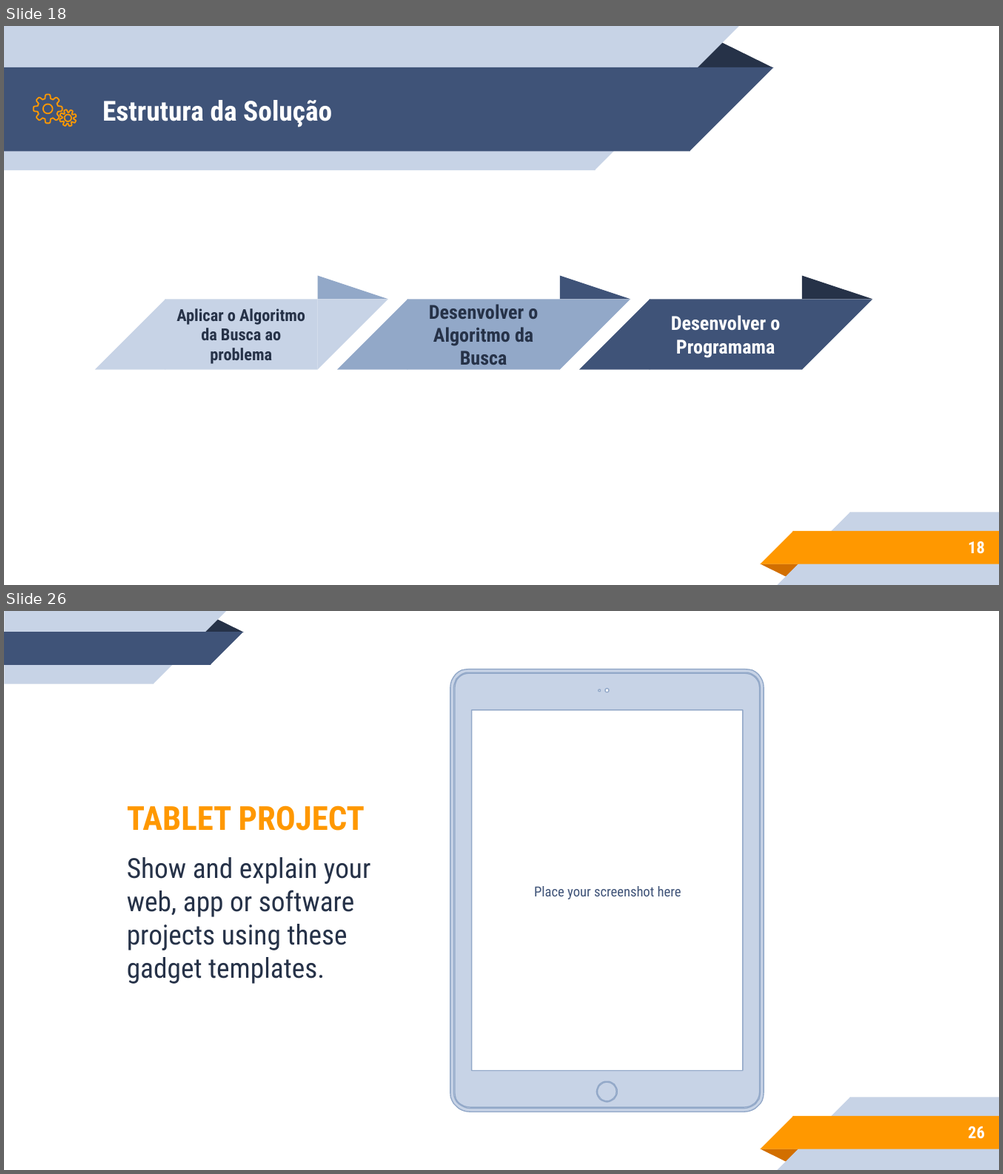
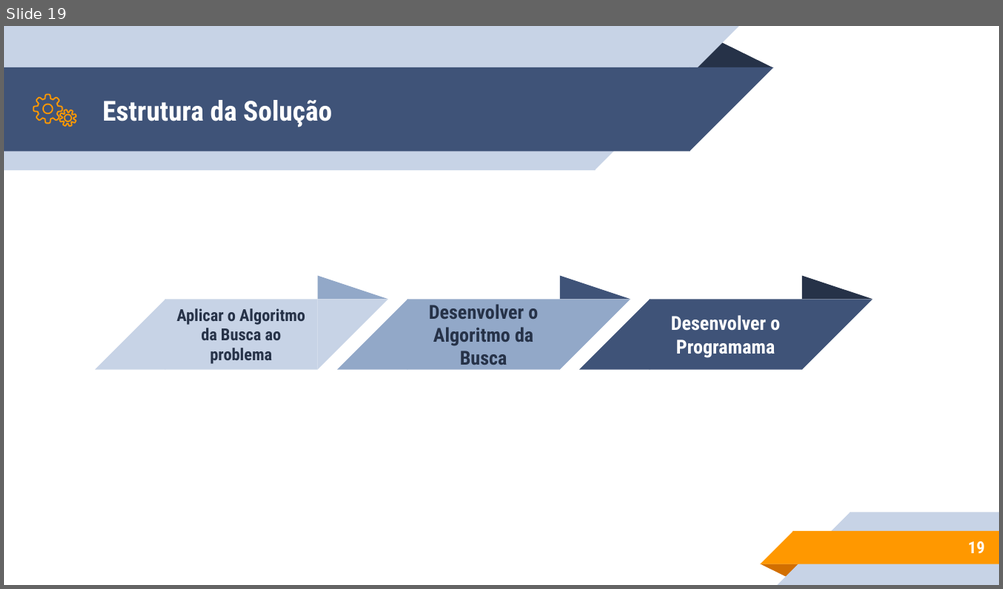
Before and after one commit to vanessals95/Projeto1_Inteligencia_Artificial, a slide deck: Apresentação_IA_Projeto1.pptx. Shown one above the other, each under a label of ours: slides 18 and 26 before the commit, slide 19 after it; the slides between them are not shown. The pictures are 1003x1174 and 1003x589 pixels, drawn with LibreOffice and Linux fonts; fonts in the diff are those of the drawing. Boxes give left, top, right and bottom in pixels: in the first picture for what was removed or moved away, otherwise in the second. Text is boxed around its words. In the diff, an @@ line names an element or a change of style, - is before the commit and + after.

```diff
--- a/Apresentação_IA_Projeto1.pptx
+++ b/Apresentação_IA_Projeto1.pptx
@@ slide 26 removed at [4,611,999,1170], background #FFFFFF; not listed: 5 template elements that a slide beside it also shows @@
@@ group removed at [4,611,244,684]: 2 rectangles, 2 right triangles, 1 triangle @@
@@ freeform shape removed at [450,669,764,1112] @@
@@ text removed at [127,806,371,984] @@
-TABLET PROJECT
-Show and explain your web, app or software projects using these gadget templates.
@@ text removed at [534,886,681,900] @@
-Place your screenshot here
@@ page number removed at [967,1127,984,1139] @@
-26
@@ what was slide 18 is now slide 19 @@
@@ page number at [967,542,984,554]: text changed @@
-18
+19
```
Also in this commit, not shown: 5 slides changed, 7 slides added, 10 other slides removed, 14 other files.
